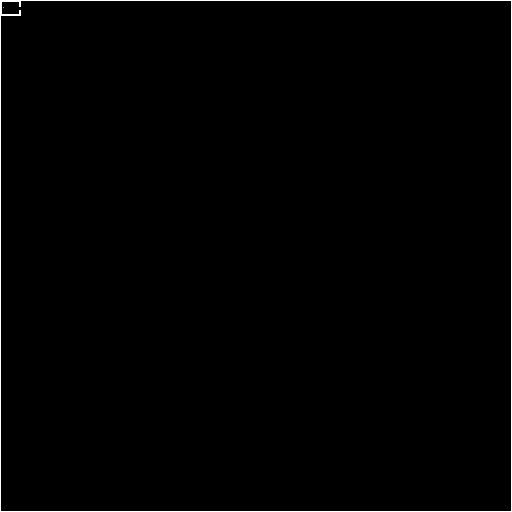
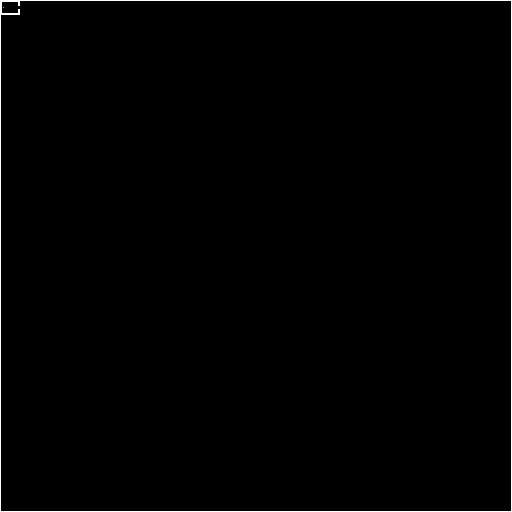
Before/after of a 512×512 layered artwork. What changed in the layer stack:
painted on "Background" over [1, 1, 21, 16]
